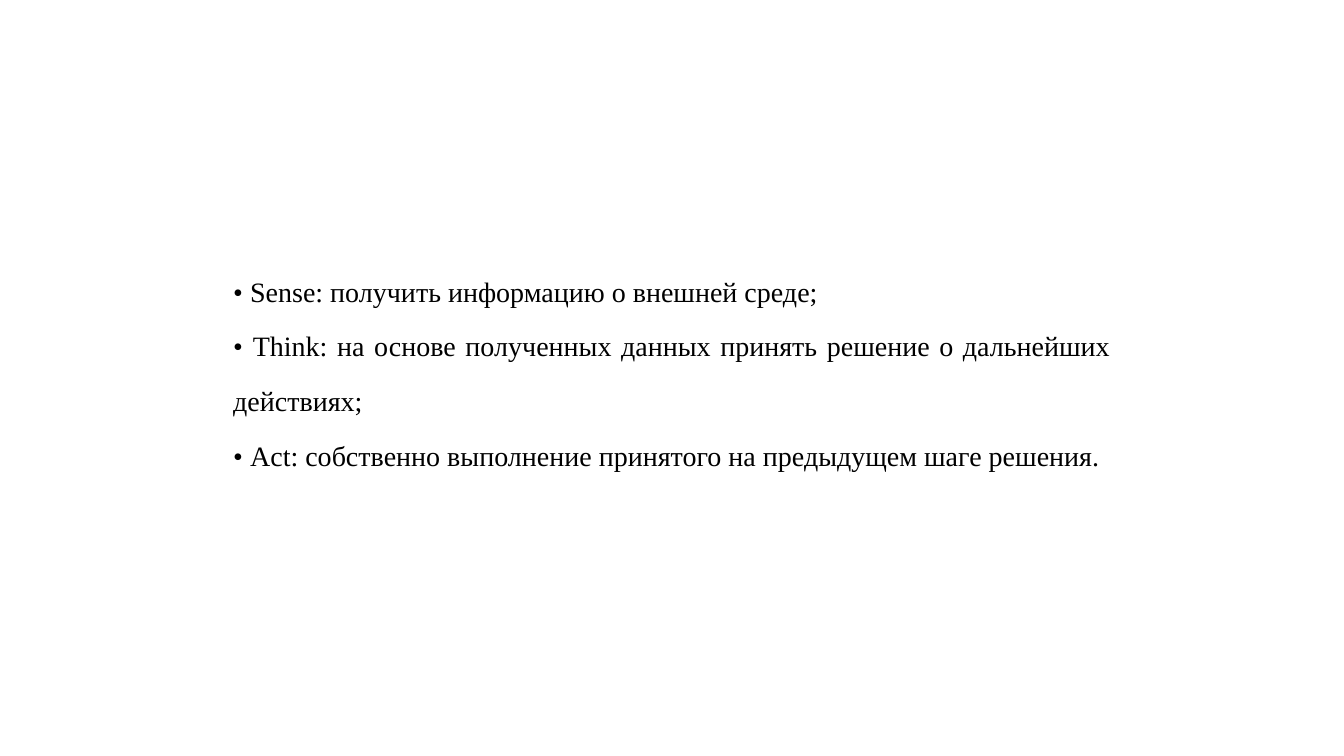
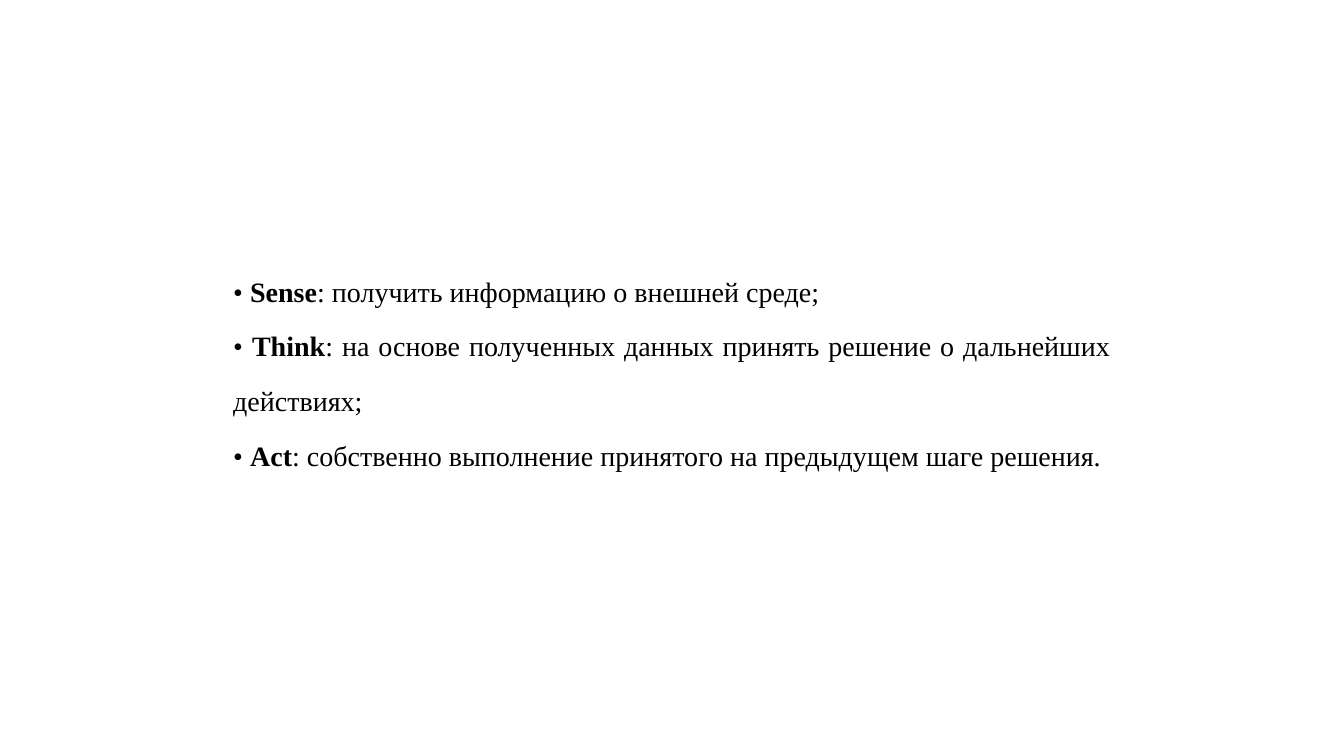
Before and after one commit to DmitryKotusev/CourseWork, a slide deck: slide 8 of ТестПрезька.pptx. Drawn at 1344x756 pixels with LibreOffice and Linux fonts; fonts in the diff are those of the drawing; background and template pictures are left out. Boxes give left, top, right and bottom in pixels: in the first picture for what was removed or moved away, otherwise in the second. Text is boxed around its words. In the diff, an @@ line names an element or a change of style, - is before the commit and + after.

```diff
--- a/ТестПрезька.pptx
+++ b/ТестПрезька.pptx
@@ text "• Sense: получить информацию о ..." at (x1=233, y1=282, x2=1110, y2=471): bold on in "Sense:", "Think:", "Act:" @@
```
Also in this commit, not shown: 6 other slides changed.
